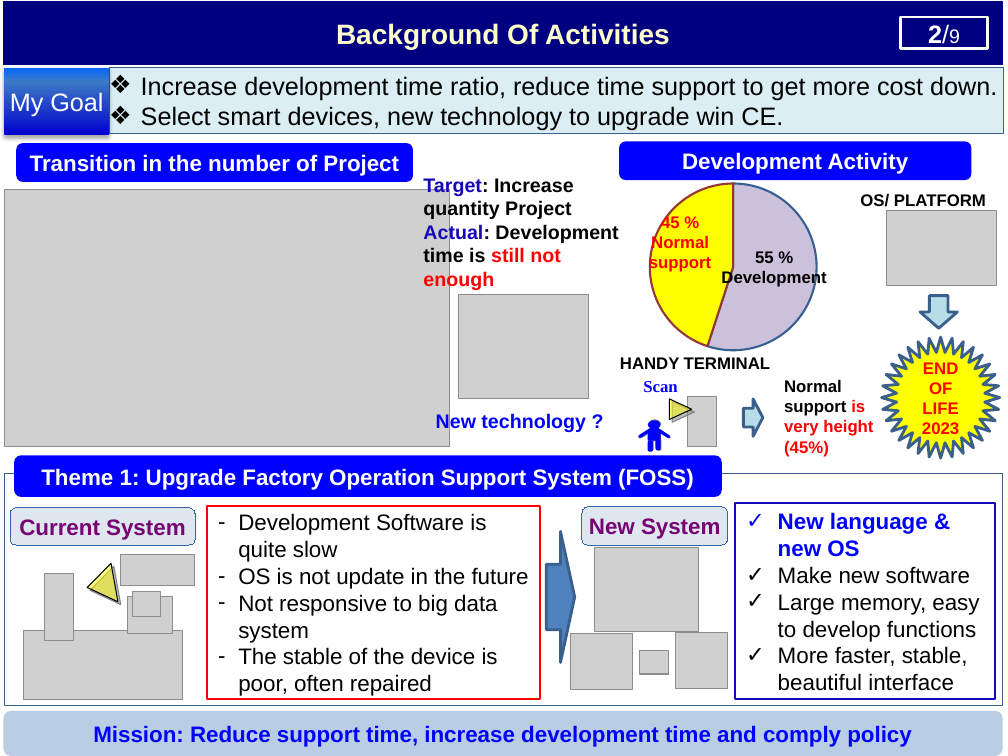
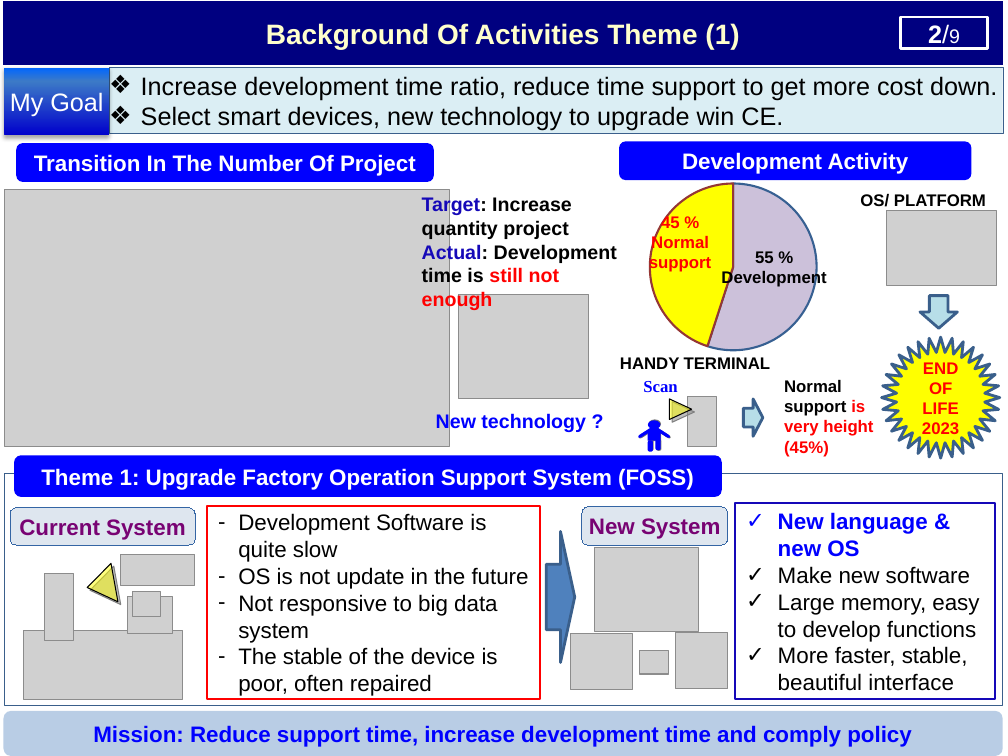
Before and after one commit to thietbicongnghevietnam/ReportPSNV, a slide deck: slide 3 of Report_Nguyen Nhu Minh_V5.pptx. Drawn at 1008x756 pixels with LibreOffice and Linux fonts; fonts in the diff are those of the drawing; grey boxes stand for pictures; background and template pictures are left out. Boxes give left, top, right and bottom in pixels: in the first picture for what was removed or moved away, otherwise in the second. Text is boxed around its words. In the diff, an @@ line names an element or a change of style, - is before the commit and + after.

```diff
--- a/Report_Nguyen Nhu Minh_V5.pptx
+++ b/Report_Nguyen Nhu Minh_V5.pptx
@@ text in rectangle at [266, 23, 739, 49]: text changed @@
-Background Of Activities
+Background Of Activities Theme (1)
@@ rounded rectangle "Transition In The Number Of ...": place and size @@
-rounded rectangle "Transition In The Number Of ..." at [16, 143, 413, 181]
+rounded rectangle "Transition In The Number Of ..." at [16, 143, 433, 181]
@@ text in rounded rectangle at [34, 154, 416, 176]: text changed @@
-Transition in the number of Project
+Transition In The Number Of Project
@@ text "Target: Increase quantity project": place and size @@
-text "Target: Increase quantity project" at [423, 178, 618, 291]
+text "Target: Increase quantity project" at [422, 196, 617, 310]
@@ text at [422, 196, 572, 240]: text changed @@
-Target: Increase quantity Project
+Target: Increase quantity project
```
Also in this commit, not shown: 3 other slides changed, 1 other file.
